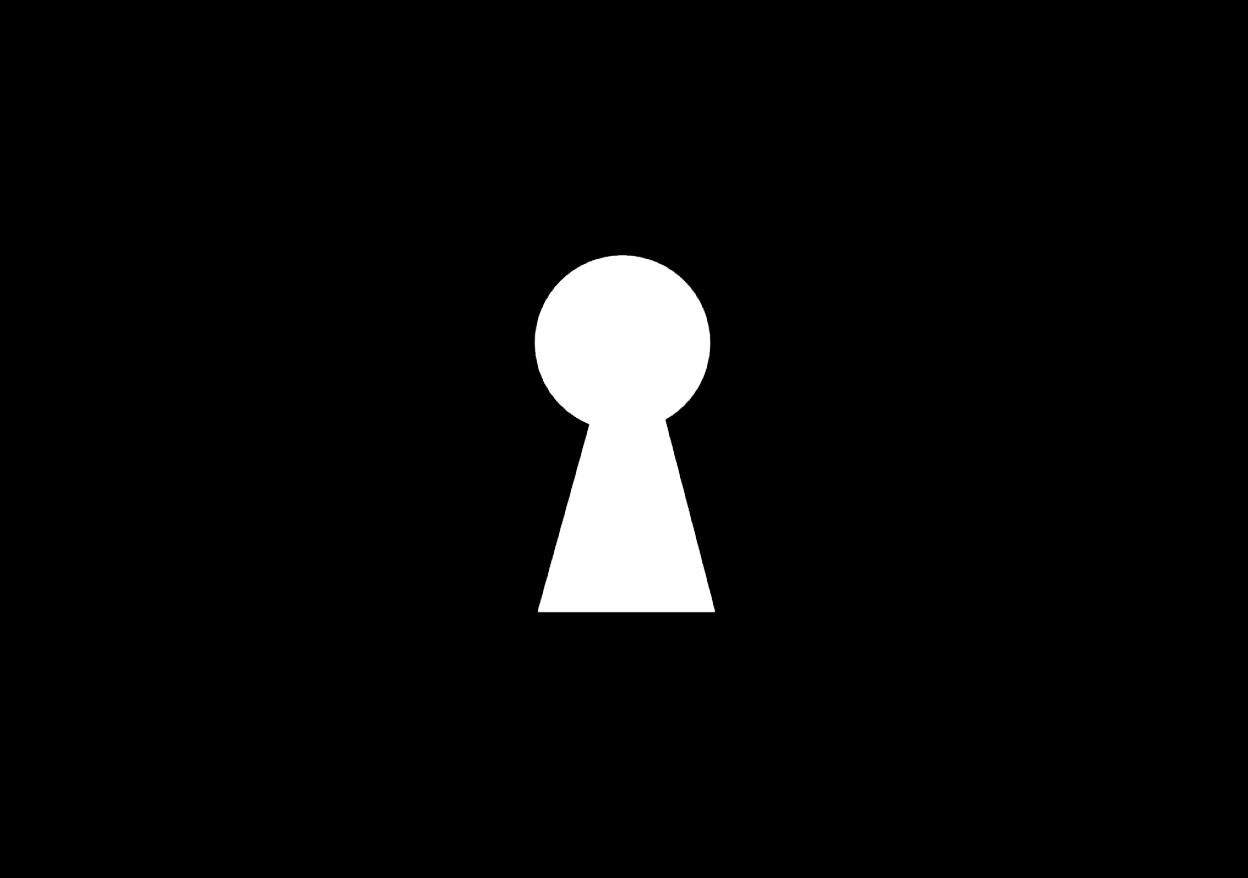
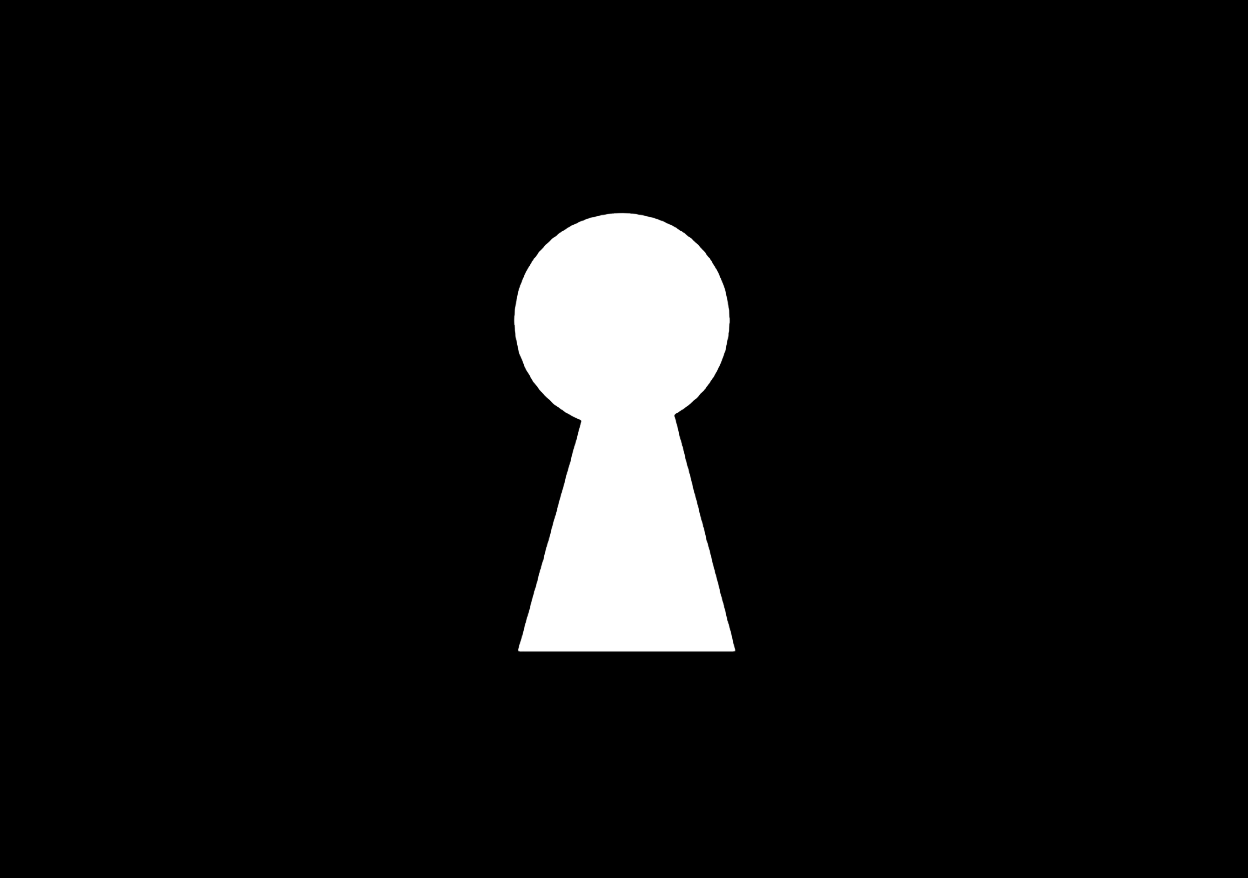
Two versions of the same layered image (w=1248, h=878). Layer-by-layer changes:
renamed "Dear Diary, The journey was long and tough but I finally arriv" to "keyhole-shape-in-a-black-square_318-52988", showed it, moved it above "Layer 0", painted on it over (513, 212, 736, 653)
removed layer "Layer 10" over (513, 212, 736, 653)
